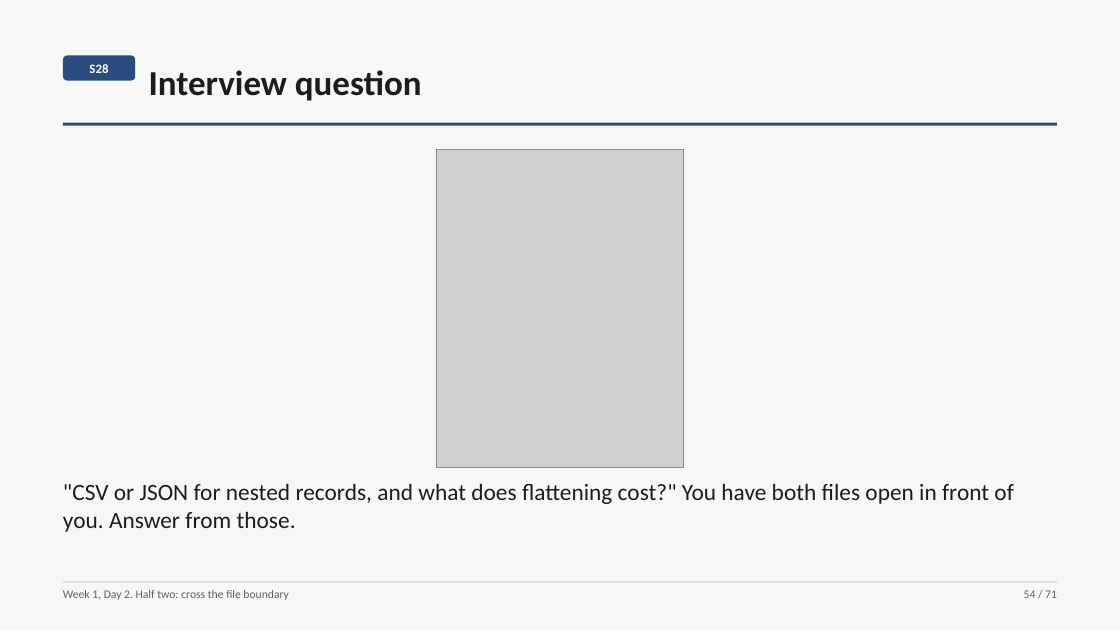
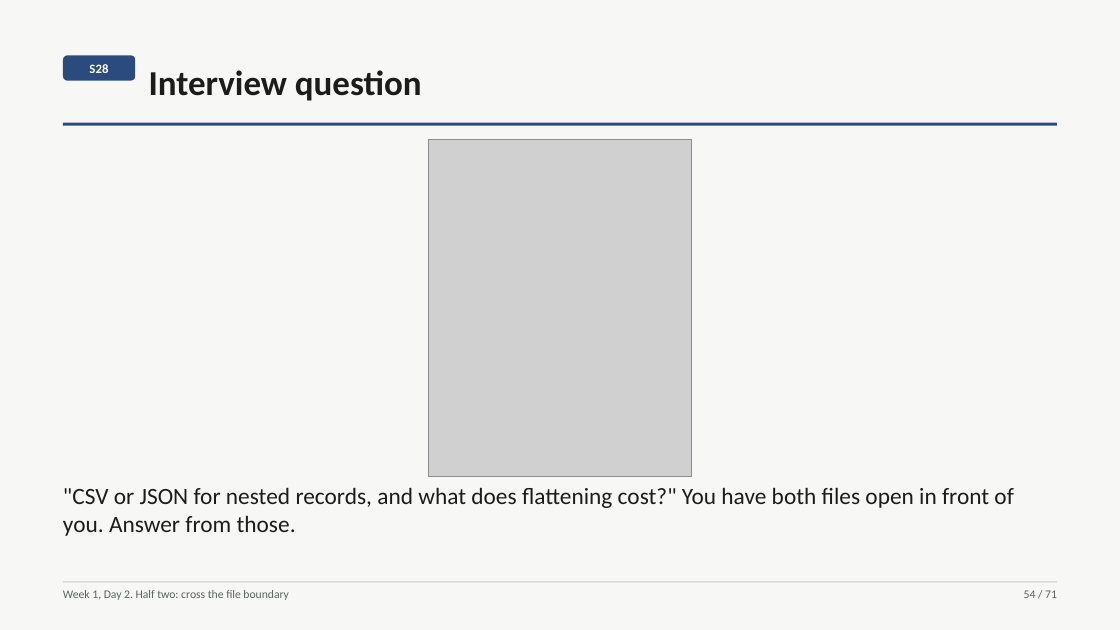
Before and after one commit to fde-academy-lab/c2-content-factory, a slide deck: slide 54 of content/W01/D2/slides/C2_W01_D02_half2_STUDENT.pptx. Drawn at 1120x630 pixels with LibreOffice and Linux fonts; fonts in the diff are those of the drawing; grey boxes stand for pictures. Boxes give left, top, right and bottom in pixels: in the first picture for what was removed or moved away, otherwise in the second. Text is boxed around its words. In the diff, an @@ line names an element or a change of style, - is before the commit and + after.

```diff
--- a/content/W01/D2/slides/C2_W01_D02_half2_STUDENT.pptx
+++ b/content/W01/D2/slides/C2_W01_D02_half2_STUDENT.pptx
@@ picture: place and size @@
-picture at [436, 150, 684, 467]
+picture at [429, 139, 691, 476]
@@ text ""CSV or JSON for nested ...": place and size @@
-text ""CSV or JSON for nested ..." at [63, 483, 1013, 532]
+text ""CSV or JSON for nested ..." at [63, 487, 1013, 536]
```
Also in this commit, not shown: 7 other slides changed, 23 other files.
